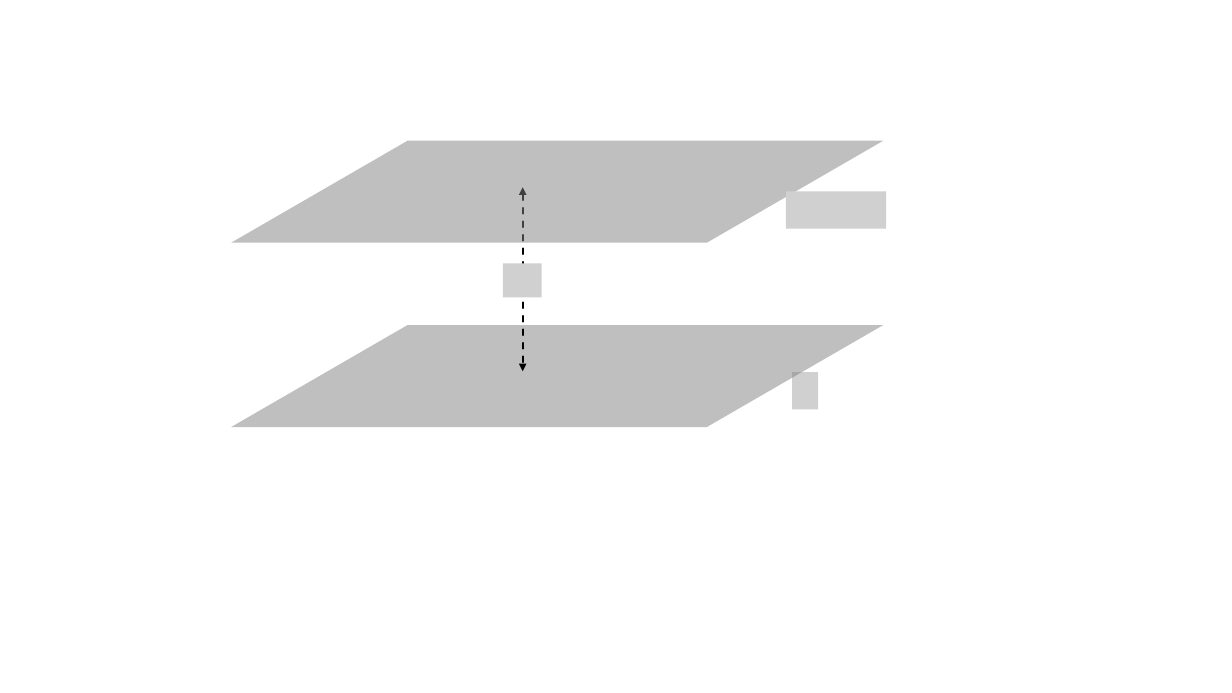
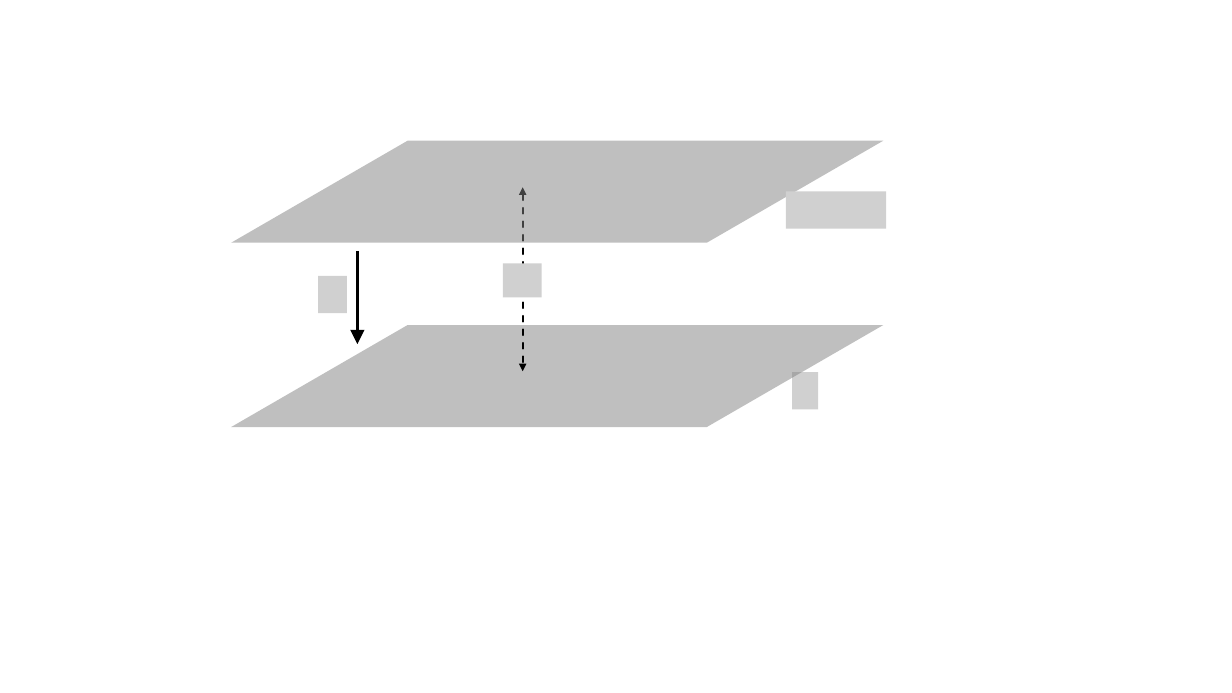
Before and after one commit to pararover/PHY0500304_Heat-and-Thermodynamics, a slide deck: slide 12 of U1-Distribution-of-Velocities/figures/all-figs.pptx. Drawn at 1232x693 pixels with LibreOffice and Linux fonts; fonts in the diff are those of the drawing; grey boxes stand for pictures. Boxes give left, top, right and bottom in pixels: in the first picture for what was removed or moved away, otherwise in the second. Text is boxed around its words. In the diff, an @@ line names an element or a change of style, - is before the commit and + after.

```diff
--- a/U1-Distribution-of-Velocities/figures/all-figs.pptx
+++ b/U1-Distribution-of-Velocities/figures/all-figs.pptx
@@ arrow added from (358, 251) to (358, 344), #000000 2.25 pt @@
@@ picture added at box(318, 276, 347, 313) @@
```
Also in this commit, not shown: 2 slides added, 5 other files.
